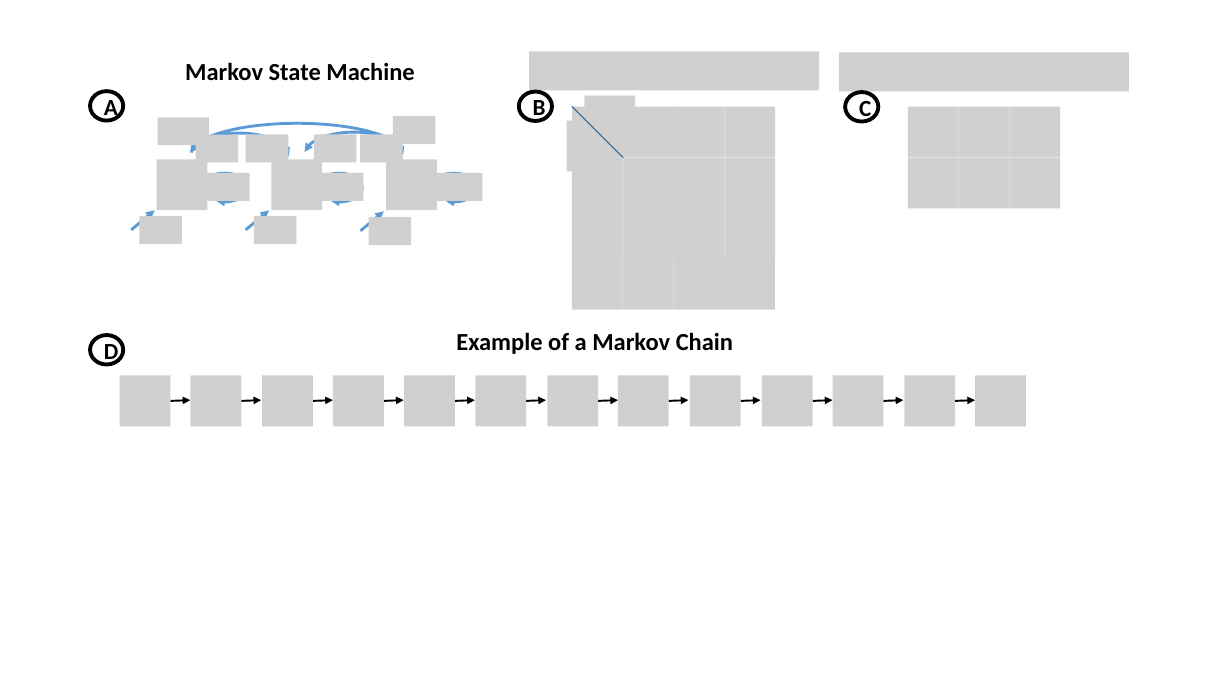
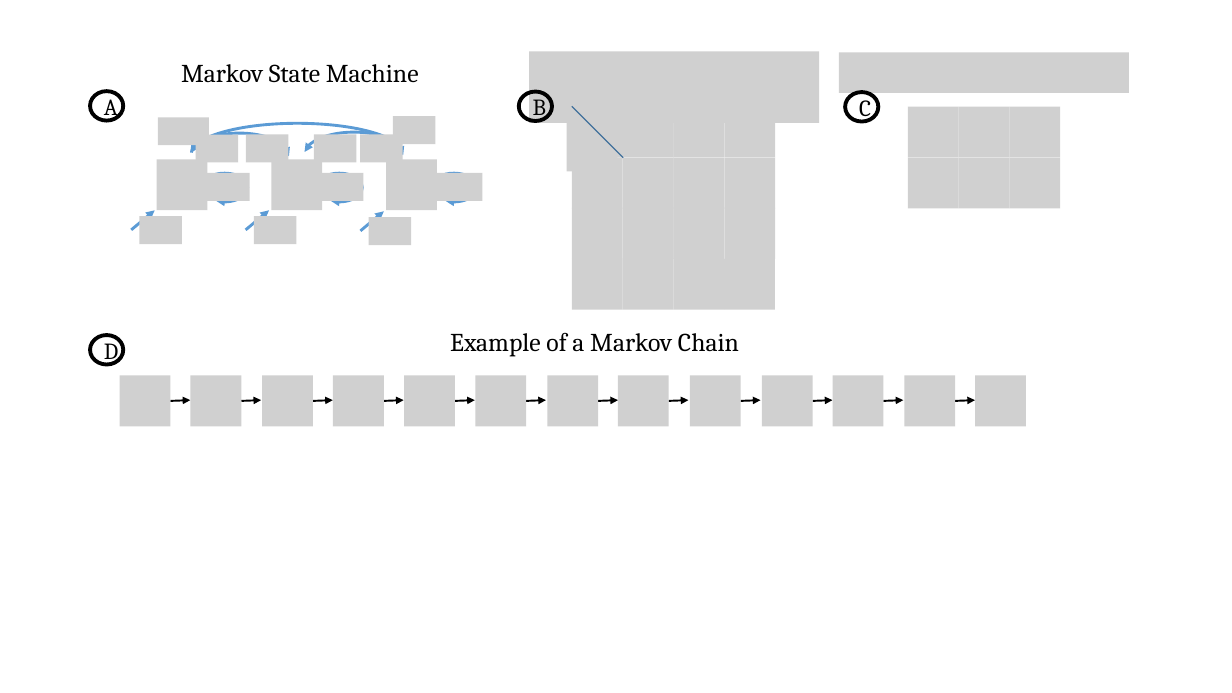
Before and after one commit to David-Taub/HOP-HMM, a slide deck: slide 3 of Help/Figures1.pptx (slide 6 before the commit). Drawn at 1232x693 pixels with LibreOffice and Linux fonts; fonts in the diff are those of the drawing; grey boxes stand for pictures. Boxes give left, top, right and bottom in pixels: in the first picture for what was removed or moved away, otherwise in the second. Text is boxed around its words. In the diff, an @@ line names an element or a change of style, - is before the commit and + after.

```diff
--- a/Help/Figures1.pptx
+++ b/Help/Figures1.pptx
@@ text "Markov State Machine" at [181,64,419,83]: size 19.1 to 20 pt, font Calibri to Cambria, bold off @@
@@ picture: place and size @@
-picture at [530,52,820,91]
+picture at [530,52,820,123]
@@ font Calibri to Cambria, bold off in 4 elements at [90,335,123,365], [518,91,552,121], [90,91,123,121], [846,92,879,122] @@
@@ text "Example of a Markov Chain" at [450,332,739,356]: size 19.1 to 20 pt, font Calibri to Cambria, bold off @@
```
Also in this commit, not shown: 5 other slides changed, 3 slides removed, 2 other files.
